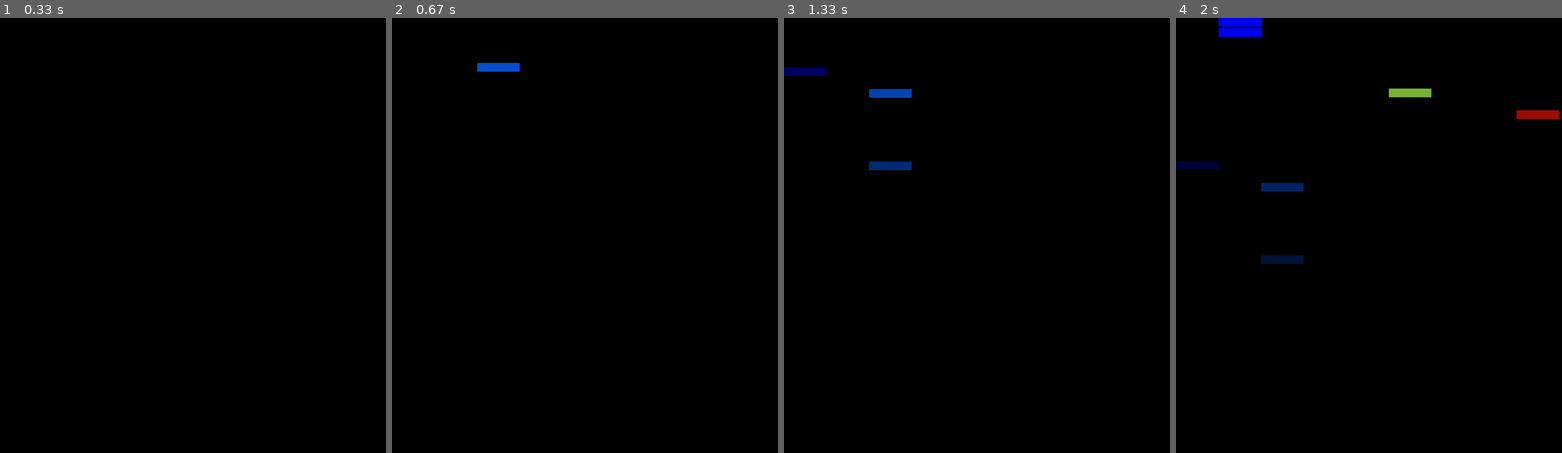
Above: before the commit, frames 1-4 (left to right).
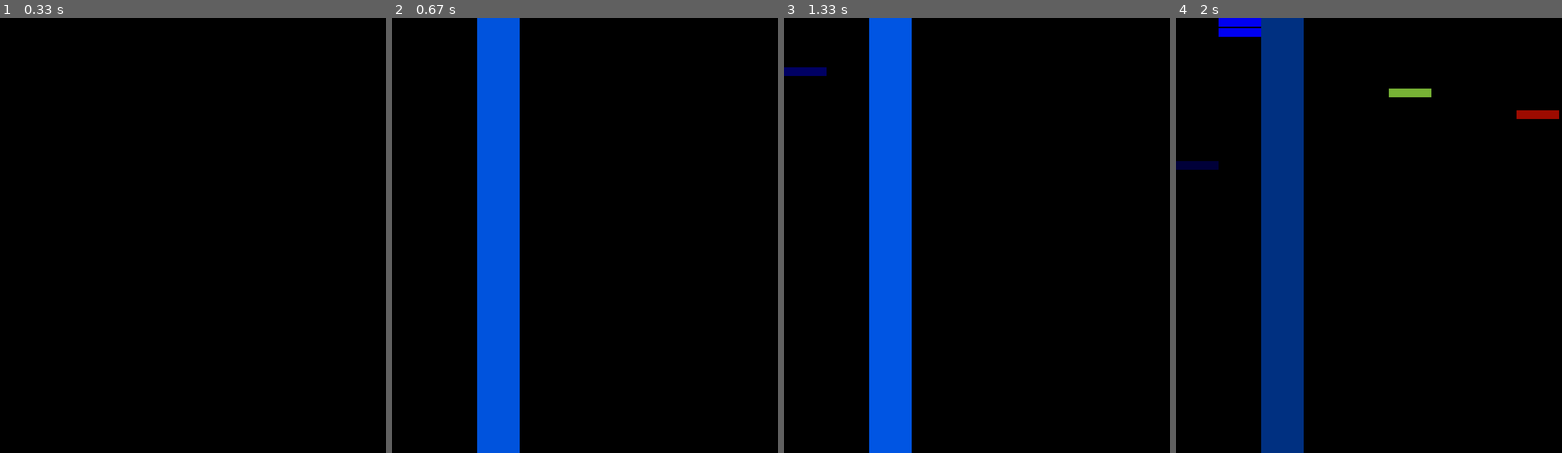
Above: after the commit, the same moments.

Repository: gabrielhuang/visual-instrument
Game: pygame game, started from pygame_demo.py
Same seed, same stepped clock (60 frames per second), same inputs: the game is played once before the commit and once after it. The source is Python 2; it was converted automatically to run under Python 3.
Inputs:
- Up to frame 1 (0.33 s): no input
- Up to frame 2 (0.67 s): hold D from 0.33 s (still down)
- Up to frame 3 (1.33 s): release D at 0.8 s; hold D 0.83-1.3 s; tap K at 0.98 s
- Up to frame 4 (2 s): hold A 1.33-1.87 s; tap 2 at 1.48 s; hold S from 1.9 s (still down)

Frame 1 is identical in both runs. In frame 2, 11% of the frame differs, in the area x 22-34%, y 0-100%; in frame 3, 11%; in frame 4, 11%.

Commit message:
add loop mode

Diff:
--- a/pygame_demo.py
+++ b/pygame_demo.py
@@ -49,15 +49,15 @@
 
 def get_mappings_house():
     sounds = {
-       'kick':  Sound("samples/house-Kick.wav"),
-       'snare':  Sound("samples/Snare 16.wav"),
-       'drumloop_1':  Sound("samples/House_Kit_01-Full_Drums-125-E.wav"),
-       'drumloop_2':  Sound("samples/House_Kit_01-Kickless_Drums-125-E.wav"),
-       'bass_e': Sound('samples/Bass E.wav'),
-       'bass_f': Sound('samples/Bass F.wav'),
-       'chord_c': Sound('samples/house-Chord C.wav'),
-       'chord_g': Sound('samples/house-Chord G.wav'),
-       'hat': Sound('samples/Hat 6.wav')
+       'kick':  (Sound("samples/house-Kick.wav"), 0),
+       'snare':  (Sound("samples/Snare 16.wav"), 0),
+       'drumloop_1':  (Sound("samples/House_Kit_01-Full_Drums-125-E.wav"), 1),
+       'drumloop_2':  (Sound("samples/House_Kit_01-Kickless_Drums-125-E.wav"), 1),
+       'bass_e': (Sound('samples/Bass E.wav'), 0),
+       'bass_f': (Sound('samples/Bass F.wav'), 0),
+       'chord_c': (Sound('samples/house-Chord C.wav'), 0),
+       'chord_g': (Sound('samples/house-Chord G.wav'), 0),
+       'hat': (Sound('samples/Hat 6.wav'), 0)
     }
     mappings = {
         pygame.K_k: 'kick',
@@ -118,9 +118,9 @@
             # Go through mappings
             if event.key in mappings:
                 name = mappings[event.key]
-                sound = sounds[name]
+                sound, loop = sounds[name]
                 print 'Playing', name
-                sound.play()
+                sound.play(loops=-1 if loop else 0)
                 music_events.append({
                     'time': time.time(),
                     'name': name
@@ -142,10 +142,13 @@
         pygame.display.update()
         # remove all events older than FLIGHT_TIME*TOLERANCE
         idx = 0
+        new_events = []
         for idx, m_event in enumerate(music_events):
-            if now - m_event['time'] <= TOLERANCE * FLIGHT_TIME:
-                break
-        music_events = music_events[idx:]
+            name = m_event['name']
+            loop = sounds[name][1]
+            if now - m_event['time'] <= TOLERANCE * FLIGHT_TIME or loop:
+                new_events.append(m_event)
+        music_events = new_events
         # draw events
         for m_event in music_events:
             # x position is instrument
@@ -156,10 +159,17 @@
             y = int(dt * SCREEN_HEIGHT / float(FLIGHT_TIME))
             # color
             color_indicator = sounds_idx[name] / float(len(sounds_idx))
-            dt_indicator = np.clip((1-dt/FLIGHT_TIME)**2., 0, 1)
-            color = float_to_rgb(sounds_idx[name] / float(len(sounds_idx)), dt_indicator)
             # draw falling rectangle
-            pygame.draw.rect(screen, color, (x, y, BLOCK_WIDTH, BLOCK_HEIGHT), 0)
+            # if loop just fill whole screen
+            loop = sounds[name][1]
+            if loop:
+                dt_indicator = 0.5+0.25*(1+np.sin(3*now))
+                color = float_to_rgb(sounds_idx[name] / float(len(sounds_idx)), dt_indicator)
+                pygame.draw.rect(screen, color, (x, 0, BLOCK_WIDTH, SCREEN_HEIGHT), 0)
+            else:
+                dt_indicator = np.clip((1-dt/FLIGHT_TIME)**2., 0, 1)
+                color = float_to_rgb(sounds_idx[name] / float(len(sounds_idx)), dt_indicator)
+                pygame.draw.rect(screen, color, (x, y, BLOCK_WIDTH, BLOCK_HEIGHT), 0)
             # also draw current instrument
             if dt < CURRENT_KEY_LAG:
                 pygame.draw.rect(screen, color, (x, 0, BLOCK_WIDTH, BLOCK_HEIGHT), 0)
